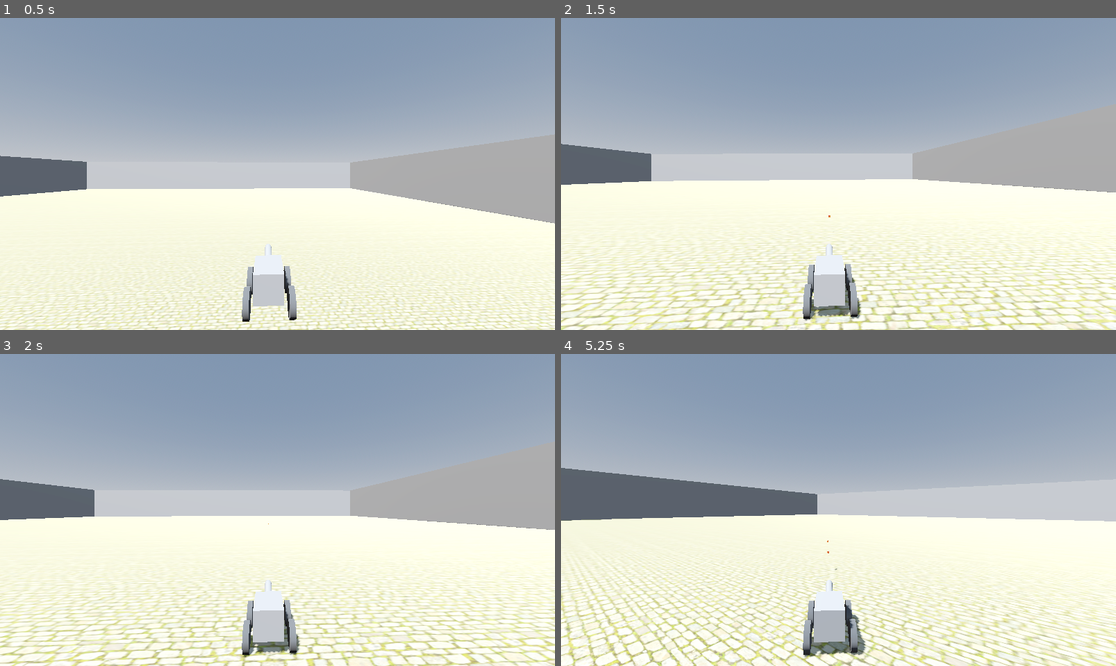
Above: before the commit, frames 1-4 (two rows, left to right).
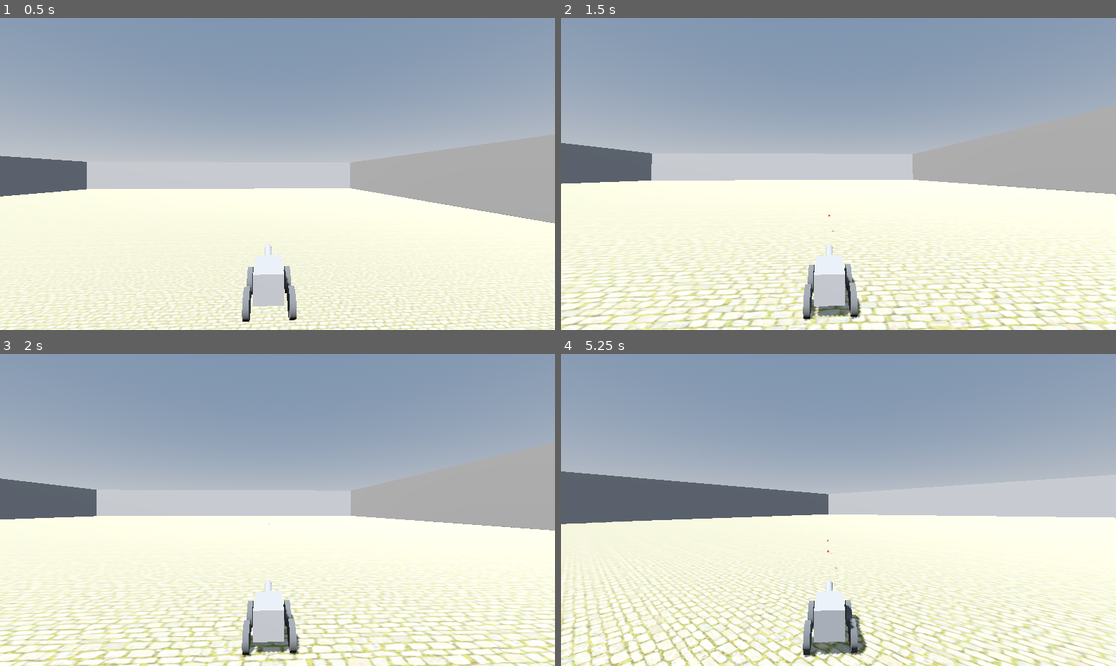
Above: after the commit, the same moments.

Repository: Danny-Wits/car-game
Game: Godot game, scene res://scenes/map.tscn
The game is run twice, just before and just after one commit, with the same random seed, the same clock (stepped at 60 frames per second) and the same inputs. This scene is started directly instead of the project's main scene.
Inputs:
- Up to frame 1 (0.5 s): no input
- Up to frame 2 (1.5 s): hold D (right) 0.53-1.28 s; tap Space (shoot) at 0.6, 1.35 s; tap Enter at 1.25 s; hold S (brake) from 1.28 s (still down)
- Up to frame 3 (2 s): keep holding S (brake)
- Up to frame 4 (5.25 s): release S (brake) at 2.03 s; hold D (right) 2.03-2.78 s; tap Space (shoot) at 2.1, 2.85, 3.6, 4.35, 5, 5.1 s; hold W (forward) 2.78-3.53 s; hold A (left) 3.53-5.03 s; hold S (brake) from 5.03 s (still down)

Frame 1 is identical in both runs. In frame 2, 8.2% of the frame differs, in the area x 0-100%, y 40-100%; in frame 3, 7.3%; in frame 4, 14%, in the area x 0-100%, y 36-100%.

Commit message:
bullet sync..ed for all nodes on network but with few errors, yet to solved (for u)

Diff:
--- a/scenes/car.tscn
+++ b/scenes/car.tscn
@@ -15,7 +15,7 @@
 }]
 
 [sub_resource type="BoxShape3D" id="BoxShape3D_x31a8"]
-size = Vector3(1.7443848, 1.6516113, 2.9225159)
+size = Vector3(1.7443848, 1.6516113, 2.64534)
 
 [sub_resource type="StandardMaterial3D" id="StandardMaterial3D_x31a8"]
 albedo_color = Color(0.33660764, 0.3366076, 0.3366076, 1)
@@ -59,7 +59,7 @@
 mesh = SubResource("ArrayMesh_3wmsh")
 
 [node name="CollisionShape3D" type="CollisionShape3D" parent="."]
-transform = Transform3D(1, 0, 0, 0, 1, 0, 0, 0, 1, -0.03479004, 0.7325839, 0.20570374)
+transform = Transform3D(1, 0, 0, 0, 1, 0, 0, 0, 1, -0.03479004, 0.7325839, 0.06711578)
 shape = SubResource("BoxShape3D_x31a8")
 
 [node name="VehicleWheel3D" type="VehicleWheel3D" parent="."]
@@ -96,10 +96,10 @@
 transform = Transform3D(-4.3711385e-08, -0.10316157, 0, 0.99999994, -4.5093356e-09, 0, 0, 0, 1, 0, 0, 0)
 mesh = SubResource("CylinderMesh_3wmsh")
 
+[node name="Marker3D" type="Marker3D" parent="."]
+transform = Transform3D(-1, 0, -8.742278e-08, 0, 1, 0, 8.742278e-08, 0, -1, 0.012379527, 1.363923, 1.6607851)
+
 [node name="MultiplayerSynchronizer" type="MultiplayerSynchronizer" parent="."]
 replication_config = SubResource("SceneReplicationConfig_x31a8")
 visibility_update_mode = 1
 script = ExtResource("2_qt2eu")
-
-[node name="Marker3D" type="Marker3D" parent="."]
-transform = Transform3D(-1, 0, -8.742278e-08, 0, 1, 0, 8.742278e-08, 0, -1, 0.012379527, 1.363923, 1.3113147)
--- a/scenes/fire_ball/bullet_3d.gd
+++ b/scenes/fire_ball/bullet_3d.gd
@@ -12,7 +12,7 @@
 		queue_free()
 
 
-#func _on_body_entered(body: Node3D) -> void:
-	#queue_free()
+func _on_body_entered(_body) -> void:
+	queue_free()
 	#if body.has_method("take_damage"):
 		#body.take_damage()
--- a/scenes/fire_ball/bullet_3d.tscn
+++ b/scenes/fire_ball/bullet_3d.tscn
@@ -1,10 +1,12 @@
-[gd_scene load_steps=4 format=3 uid="uid://pb4ucxhpdaep"]
+[gd_scene load_steps=5 format=3 uid="uid://pb4ucxhpdaep"]
 
-[ext_resource type="Script" uid="uid://dltwve1gufcbu" path="res://assests/player/fire_ball/bullet_3d.gd" id="1_mtibw"]
-[ext_resource type="PackedScene" uid="uid://ba7wjkme2r5v1" path="res://assests/player/fire_ball/projectile_3d.tscn" id="1_ri8cd"]
+[ext_resource type="Script" uid="uid://dltwve1gufcbu" path="res://scenes/fire_ball/bullet_3d.gd" id="1_mtibw"]
+[ext_resource type="PackedScene" uid="uid://ba7wjkme2r5v1" path="res://scenes/fire_ball/projectile_3d.tscn" id="1_ri8cd"]
 
 [sub_resource type="SphereShape3D" id="SphereShape3D_ys4u8"]
 radius = 0.119845
+
+[sub_resource type="SceneReplicationConfig" id="SceneReplicationConfig_8exth"]
 
 [node name="Bullet3D" type="Area3D"]
 top_level = true
@@ -17,4 +19,7 @@
 [node name="Projectile3D" parent="." instance=ExtResource("1_ri8cd")]
 transform = Transform3D(-1.5299e-08, 0, 0.35, 0, 0.35, 0, -0.35, 0, -1.5299e-08, 0, 0, 0)
 
+[node name="MultiplayerSpawner" type="MultiplayerSynchronizer" parent="."]
+replication_config = SubResource("SceneReplicationConfig_8exth")
+
 [connection signal="body_entered" from="." to="." method="_on_body_entered"]
--- a/scripts/car.gd
+++ b/scripts/car.gd
@@ -1,9 +1,13 @@
 extends VehicleBody3D
+
+@export var health: int = 5
 
 @export var accelaration: float = 1500.0
 @export var brake_force: float = 0.5
 @export var ster_angle: float = 0.5
 @onready var name_label: Label3D = $Name
+
+
 func _enter_tree() -> void:
 	set_multiplayer_authority(name.to_int())
 func _ready() -> void:
@@ -29,9 +33,30 @@
 		shoot_bullet()
 
 
+#func shoot_bullet():
+	#const BULLET_3D = preload("res://scenes/fire_ball/bullet_3d.tscn")
+	#var new_bullet = BULLET_3D.instantiate()
+	#$Marker3D.add_child(new_bullet)
+	#
+	#new_bullet.global_transform =$Marker3D.global_transform
+
 func shoot_bullet():
+	print("shoot get called")
+	#if multiplayer.is_server():
+		#_spawn_bullet($Marker3D.global_transform)
+	#else:
+		#rpc_id(1, "request_bullet_spawn", $Marker3D.global_transform)
+	rpc("request_bullet_spawn",$Marker3D.global_transform)
+
+@rpc("any_peer","call_local")
+func request_bullet_spawn(transforms: Transform3D):
+	print("2nd call")
+	#if multiplayer.is_server():
+	_spawn_bullet(transforms)
+
+func _spawn_bullet(transforms: Transform3D):
+	print("3rd call")
 	const BULLET_3D = preload("res://scenes/fire_ball/bullet_3d.tscn")
-	var new_bullet = BULLET_3D.instantiate()
-	$Marker3D.add_child(new_bullet)
-
-	new_bullet.global_transform =$Marker3D.global_transform
+	var bullet = BULLET_3D.instantiate()
+	get_tree().current_scene.add_child(bullet)
+	bullet.global_transform = transforms
